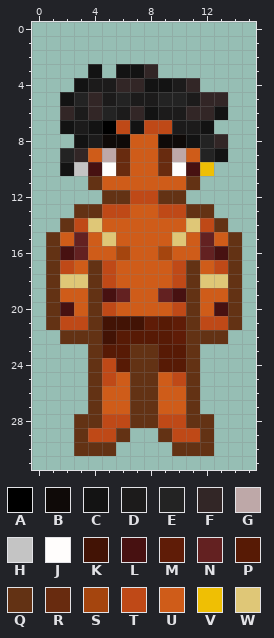
Pixel-art sprite, stored at frontend/public/assets/Characters/Macunaima/Sprite/Macunaima Idle Front.png. Above is the file before it was changed.
The file is 16x32 pixels. Colours within 5 levels of each other are drawn and written as one.
Palette (. is transparent): A #000000  B #0f0a08  C #131313  D #1c1b1b  E #232323  F #322626  G #bea8a8  H #c4c4c4  J #fffdfc  K #421305  L #471111  M #5f1c07  N #632121  P #571a05  Q #633214  R #682b0f  S #a5450e  T #bf4917  U #cf5c19  V #efbf04  W #dfc777
Pixels before, first column x 1:
 3 ...C.CCF......
 4 ..CDDFFCCDF...
 5 .CEFDEDDEEDFF.
 6 .FDFEDFCDDFFC.
 7 .CDCATCTTDDC..
 8 ..CDBBUUBBCEF.
 9 .EFUGRUURGUEC.
10 .CHLJRUURJLV..
11 ...QUUUUUUQ...
12 ....QQTTQQ....
13 ..QQTTUUTTQQ..
14 .QTWUUUUUUWTQ.
15 QUNUWUUUUWUNUQ
16 QLNUUSUUSUUNLQ
17 QTUQTUUUUTQUTQ
18 QWWQTUUUUTQWWQ
19 QUUQLNUUNLQUUQ
20 QLUQTUUUUTQULQ
21 QTTQKKKMPMQTTQ
22 .QQQKPPPPMQQQ.
23 ...QPPQQPPQ...
24 ...QTPQQPPQ...
25 ...QTUQQUTQ...
26 ...QUUQQUUQ...
27 ...QUUQQUUQ...
28 ..QQTTQQTTQQ..
29 ..QTTQ..QTTQ..
30 ..QQQ....QQQ..
The result:
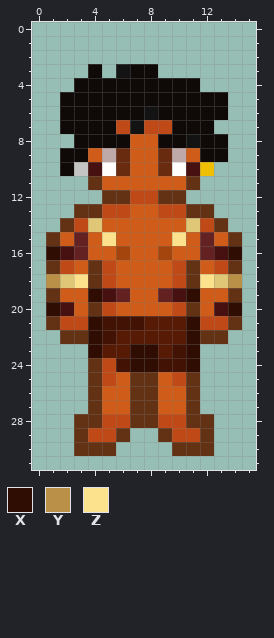
Colours new in this view: X #300d02  Y #ba8f47  Z #fce28c
Diff:
Colour A gives way to colour B in row 7 at x 5.
Colour C gives way to colour B in row 3 at x 4 and 7; in row 4 at x 3 and 8 to 9; in row 5 at x 2; in row 6 at x 13; in row 7 at x 2, 4 and 12; in row 8 at x 3.
Colour C gives way to colour B in row 9 at x 13; in row 10 at x 2.
Colour D gives way to colour B in row 4 at x 4 to 5 and 10; in row 5 at x 5, 7 to 8 and 11; in row 6 at x 3, 6 and 9 to 10; in row 7 at x 3 and 10 to 11; in row 8 at x 4.
Colour E gives way to colour B in row 5 at x 3, 6 and 9 to 10; in row 6 at x 5; in row 8 at x 12; in row 9 at x 2 and 12.
Colour F gives way to colour B in row 3 at x 8; in row 4 at x 6 to 7 and 11; in row 5 at x 4 and 12 to 13; in row 6 at x 2, 4, 7 and 11 to 12; in row 8 at x 13; in row 9 at x 3.
Colour P gives way to colour K in row 23 at x 10; in row 24 at x 6 and 9 to 10.
Colour M gives way to colour P in row 21 at x 8 and 10; in row 22 at x 10.
Colour Q gives way to colour X in row 16 at x 1 and 14; in row 19 at x 4 and 11; in row 20 at x 1 and 14; in rows 21 to 22 at x 4 and 11; in row 23 at x 4, 7 to 8 and 11; in row 24 at x 7 to 8 and 11.
Colour Q gives way to colour Y in row 18 at x 1 and 14.
Colour W gives way to colour Z in row 15 at x 5 and 10; in row 18 at x 3 and 12.
Pixel boxes of the changes (left, top, right, bottom) in both pictures:
changed: (60, 64, 228, 176)
changed: (46, 232, 242, 372)
